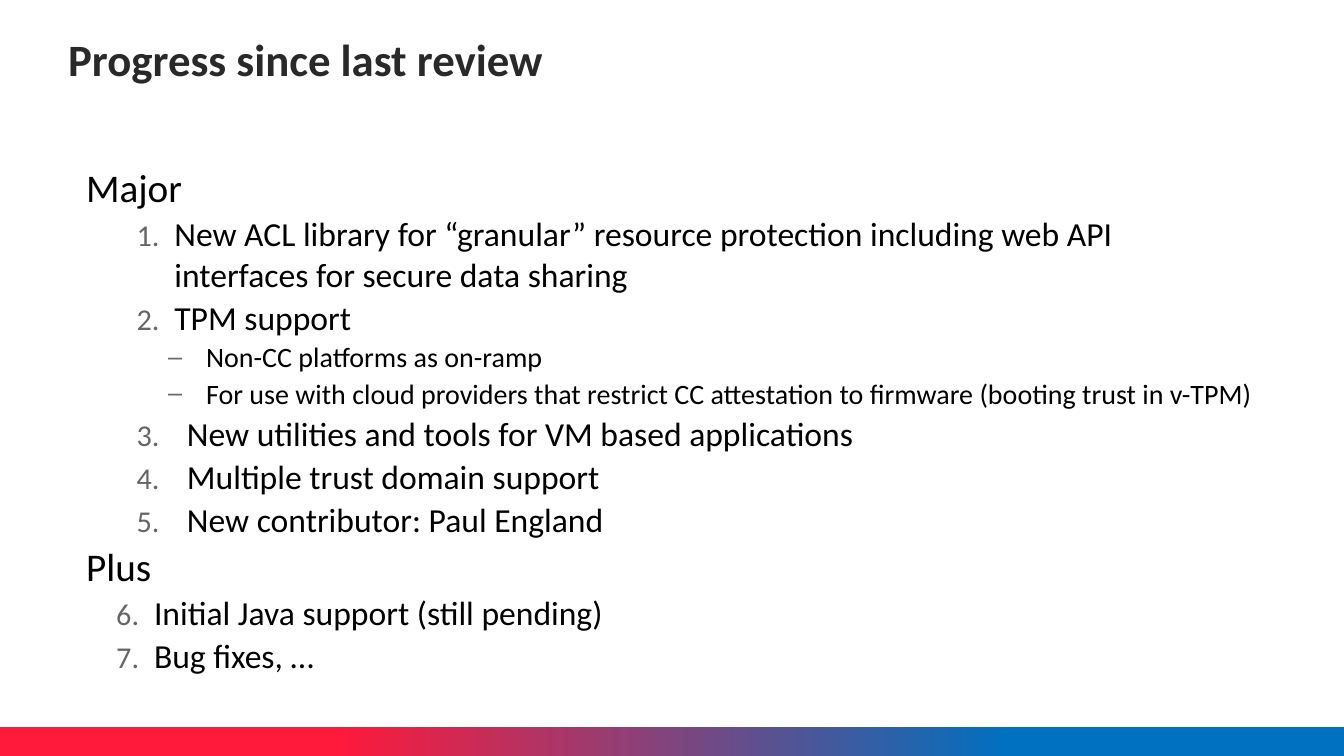
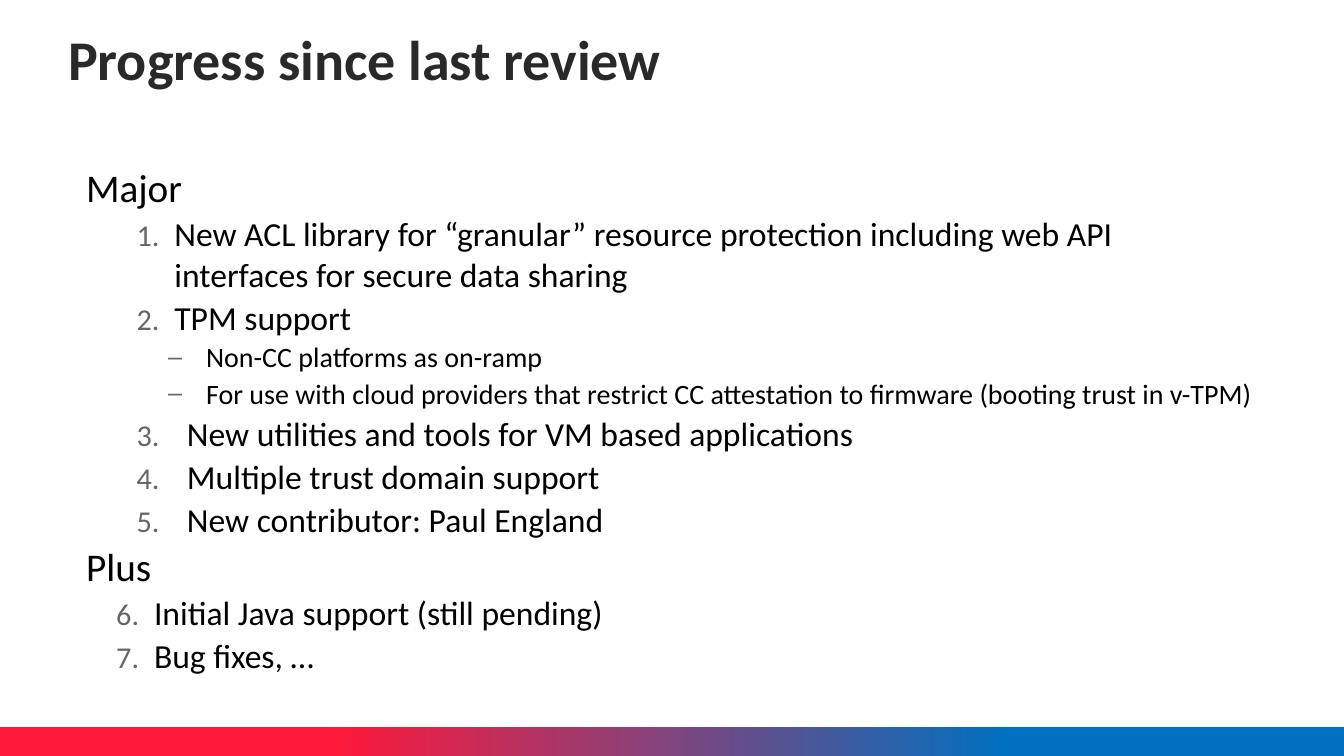
Before and after one commit to ccc-certifier-framework/certifier-framework-for-confidential-computing, a slide deck: slide 5 of Doc/CCC-Proposal-status-2026.pptx. Drawn at 1344x756 pixels with LibreOffice and Linux fonts; fonts in the diff are those of the drawing; background and template pictures are left out. Boxes give left, top, right and bottom in pixels: in the first picture for what was removed or moved away, otherwise in the second. Text is boxed around its words. In the diff, an @@ line names an element or a change of style, - is before the commit and + after.

```diff
--- a/Doc/CCC-Proposal-status-2026.pptx
+++ b/Doc/CCC-Proposal-status-2026.pptx
@@ text "Progress since last review" at (x1=68, y1=40, x2=660, y2=90): size 32 to 40 pt @@
```
Also in this commit, not shown: 3 other slides changed.
